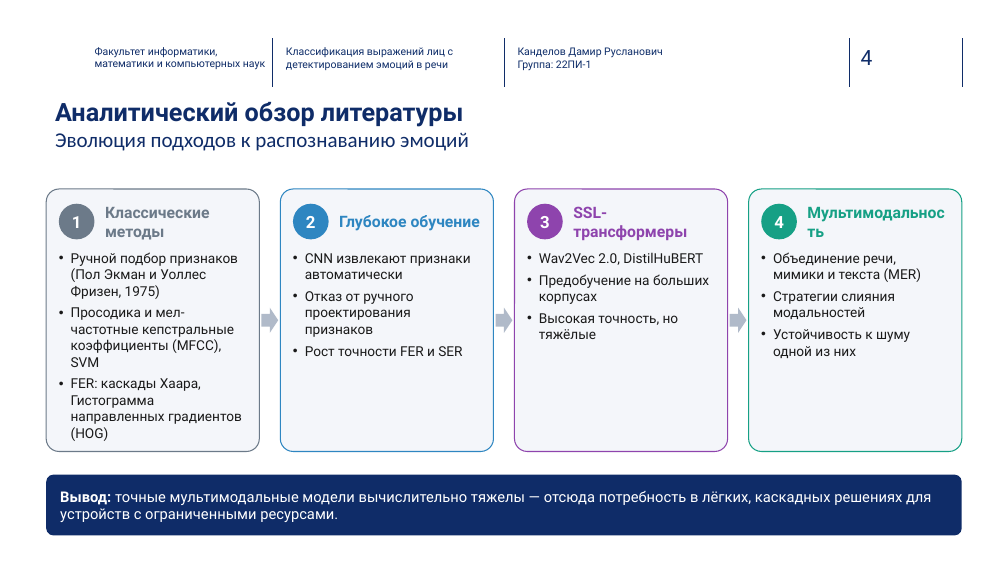
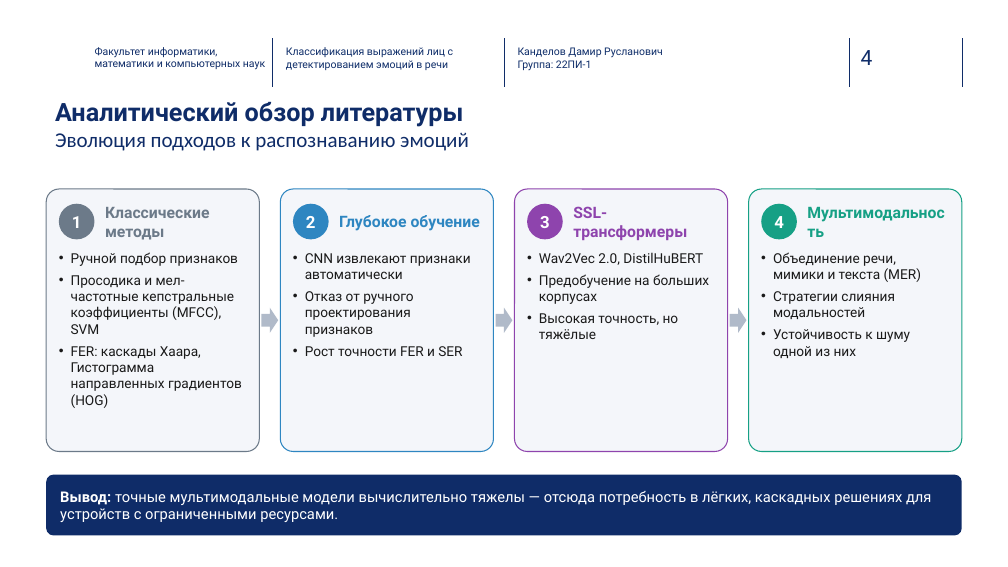
Before and after one commit to Kaparya/Classification-of-Facial-Expressions, a slide deck: slide 4 of Diploma_presentation.pptx. Drawn at 1008x567 pixels with LibreOffice and Linux fonts; fonts in the diff are those of the drawing; background and template pictures are left out. Boxes give left, top, right and bottom in pixels: in the first picture for what was removed or moved away, otherwise in the second. Text is boxed around its words. In the diff, an @@ line names an element or a change of style, - is before the commit and + after.

```diff
--- a/Diploma_presentation.pptx
+++ b/Diploma_presentation.pptx
@@ text at (x1=71, y1=252, x2=238, y2=266): text changed @@
-• Ручной подбор признаков (Пол Экман и Уоллес Фризен, 1975)
+• Ручной подбор признаков
```
Also in this commit, not shown: 4 other slides changed, 1 slide added, 1 slide removed, 18 other files.
